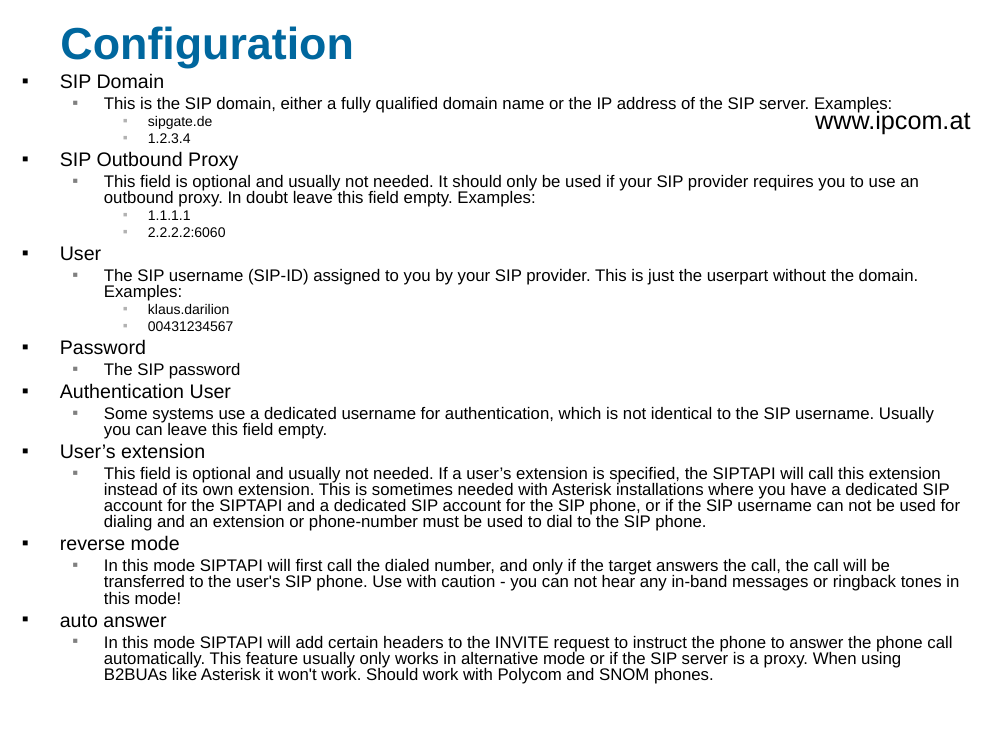
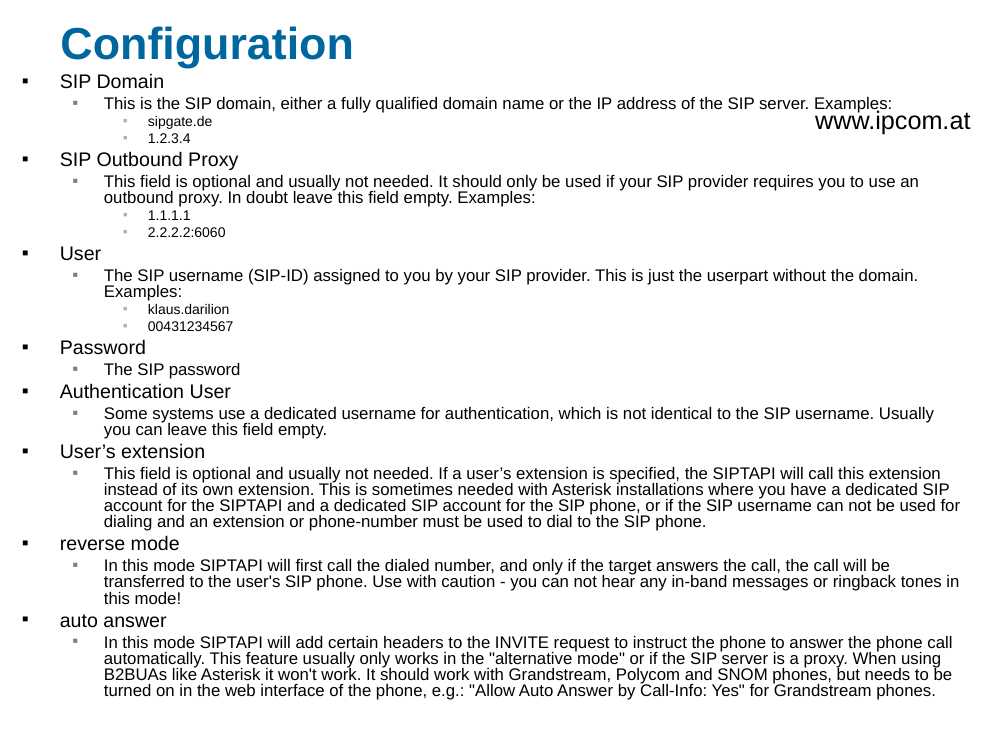
Before and after one commit to egilkh/siptapi, a slide deck: slide 12 of doc/SIPTAPI-README.ppt. Drawn at 1008x756 pixels with LibreOffice and Linux fonts; fonts in the diff are those of the drawing; background and template pictures are left out. Boxes give left, top, right and bottom in pixels: in the first picture for what was removed or moved away, otherwise in the second. Text is boxed around its words. In the diff, an @@ line names an element or a change of style, - is before the commit and + after.

Commit message:
- better NOTIFY handling - Windows 8 compatibility testing - auto-answer for Siemens phones

```diff
--- a/doc/SIPTAPI-README.ppt
+++ b/doc/SIPTAPI-README.ppt
@@ text at [104, 636, 953, 700]: text changed @@
-  ▪ In this mode SIPTAPI will add certain headers to the INVITE request to instruct the phone to answer the phone call automatically. This feature usually only works in alternative mode or if the SIP server is a proxy. When using B2BUAs like Asterisk it won't work. Should work with Polycom and SNOM phones.
+  ▪ In this mode SIPTAPI will add certain headers to the INVITE request to instruct the phone to answer the phone call automatically. This feature usually only works in the "alternative mode" or if the SIP server is a proxy. When using B2BUAs like Asterisk it won't work. It should work with Grandstream, Polycom and SNOM phones, but needs to be turned on in the web interface of the phone, e.g.: "Allow Auto Answer by Call-Info: Yes" for Grandstream phones.
```
Also in this commit, not shown: 4 other slides changed, 11 other files.
